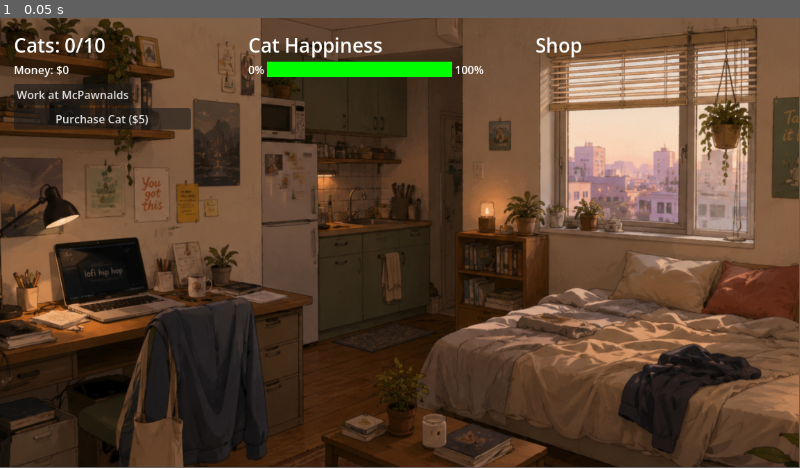
Above: before the commit, frame 1.
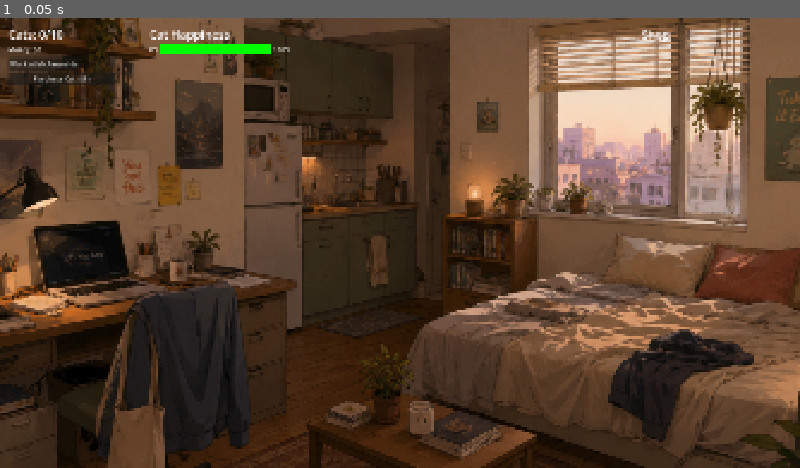
Above: after the commit, the same moment.

Repository: jaggasaurus-rex/cat-idler
Game: Godot game, scene res://scenes/Main.tscn
Same seed, same stepped clock (60 frames per second), same inputs: the game is played once before the commit and once after it.
Inputs:
- Up to frame 1 (0.05 s): no input
In our replay, the window is 799x449 before the commit and 800x450 after it. These sizes can differ from the game's own. Grey fills any space a smaller window leaves; there, only what the larger window draws over its background counts as a difference.

The runs differ from the first frame. In frame 1, 45% of the frame differs, in the area x 0-100%, y 0-100%.

Commit message:
Replace research panel latches with queued slot system
Panels now appear one at a time in RESEARCH_ITEMS order, gated by housing
tier, a predecessor-complete gate, and a RESEARCH_MAX_VISIBLE (4) cap, via
the new _refresh_research_slots() helper called from _process(), _ready(),
and _on_research_completed().

Co-Authored-By: Claude Opus 4.8 <noreply@anthropic.com>

Diff:
--- a/Config.gd
+++ b/Config.gd
@@ -127,6 +127,7 @@
 const CAT_WANDER_MAX: float = 60.0     # maximum seconds between movement decisions
 
 ## UI
+const RESEARCH_MAX_VISIBLE: int = 4
 const UI_BASE_FONT_SIZE: int = 22
 # Section header labels — slightly larger than base, bold weight
 const UI_HEADER_FONT_SIZE: int = 28
--- a/project.godot
+++ b/project.godot
@@ -22,6 +22,12 @@
 Strings="*res://Strings.gd"
 GameState="*res://autoloads/GameState.gd"
 
+[display]
+
+window/size/viewport_width=1920
+window/size/viewport_height=1080
+window/stretch/mode="canvas_items"
+
 [physics]
 
 3d/physics_engine="Jolt Physics"
--- a/scenes/Main.gd
+++ b/scenes/Main.gd
@@ -176,6 +176,8 @@
 	_style_as_header(cats_label)
 	_style_as_header($HappinessBarContainer/HappinessTitleLabel)
 	_style_as_header($ShopPanel/ShopLabel)
+	# Show any research panels immediately eligible on game start (no first-frame delay).
+	_refresh_research_slots()
 
 
 # Applies the section-header style (larger size + bold) to a Label node.
@@ -316,16 +318,7 @@
 		research_active_label.text = Strings.RESEARCH_NAMES.get(active_item["id"], active_item["id"])
 		research_progress_bar.value = GameState.research_points.get(active_item["id"], 0.0) / float(active_item["points_cost"])
 	research_cats_label.text = Strings.HUD_RESEARCH_CATS % str(GameState.get_research_cats())
-	# One-way latch — housing-gated research panels stay hidden until the player's
-	# housing tier reaches the item's min_housing_tier, then remain visible thereafter.
-	for item: Dictionary in Config.RESEARCH_ITEMS:
-		var gate_id: String = item["id"]
-		var min_tier: int = int(item.get("min_housing_tier", 0))
-		if min_tier > 0 and not _research_panel_unlocked.get(gate_id, false):
-			if GameState.housing_tier_index >= min_tier:
-				_research_panel_unlocked[gate_id] = true
-				if not _research_panel_hidden.get(gate_id, false):
-					(_research_panels[gate_id] as PanelContainer).visible = true
+	_refresh_research_slots()
 	for item: Dictionary in Config.RESEARCH_ITEMS:
 		var item_id: String = item["id"]
 		if _research_panel_hidden.get(item_id, false):
@@ -464,6 +457,50 @@
 			_expired.append(bubble)
 	for bubble: Dictionary in _expired:
 		_active_bubbles.erase(bubble)
+
+
+# Shows research panels one at a time in RESEARCH_ITEMS order, subject to:
+# housing tier gate, predecessor-complete gate, and RESEARCH_MAX_VISIBLE cap.
+# Called from _process() each frame and immediately after any completion.
+func _refresh_research_slots() -> void:
+	var visible_count: int = 0
+	for item: Dictionary in Config.RESEARCH_ITEMS:
+		var id: String = item["id"]
+		if (_research_panels[id] as PanelContainer).visible and not _research_panel_hidden.get(id, false):
+			visible_count += 1
+
+	for i in range(Config.RESEARCH_ITEMS.size()):
+		var item: Dictionary = Config.RESEARCH_ITEMS[i]
+		var id: String = item["id"]
+
+		# Skip if already visible or already completed/hidden
+		if (_research_panels[id] as PanelContainer).visible:
+			continue
+		if _research_panel_hidden.get(id, false):
+			continue
+
+		# Housing tier gate (existing rule)
+		if GameState.housing_tier_index < int(item.get("min_housing_tier", 0)):
+			continue
+
+		# Predecessor gate: all items before index i must be complete
+		var predecessors_done: bool = true
+		for j in range(i):
+			var pred_id: String = Config.RESEARCH_ITEMS[j]["id"]
+			if not GameState.research_complete.get(pred_id, false):
+				predecessors_done = false
+				break
+		if not predecessors_done:
+			continue
+
+		# Slot gate: stop if already at the max
+		if visible_count >= Config.RESEARCH_MAX_VISIBLE:
+			break
+
+		# All gates passed — show the panel (one-way latch)
+		(_research_panels[id] as PanelContainer).visible = true
+		_research_panel_unlocked[id] = true
+		visible_count += 1
 
 
 # Viral spawn gates: viral_bubbles_unlocked (manager_bots >= 2 AND 20s elapsed),
@@ -834,6 +871,7 @@
 	if _research_panels.has(id):
 		(_research_panels[id] as PanelContainer).visible = false
 		_research_panel_hidden[id] = true
+	_refresh_research_slots()
 	if id == "ai_model_upgrade":
 		_show_ai_overlords_popup()
 
--- a/scenes/Main.tscn
+++ b/scenes/Main.tscn
@@ -14,10 +14,10 @@
 
 [node name="TextureRect" type="TextureRect" parent="." unique_id=1757271542]
 layout_mode = 0
-offset_left = -10.999999
-offset_top = -50.999992
-offset_right = 1437.0
-offset_bottom = 1035.0
+offset_left = -71.99999
+offset_top = -138.0
+offset_right = 2386.2756
+offset_bottom = 1705.7068
 scale = Vector2(0.84666383, 0.84666383)
 texture = ExtResource("2_rvslj")
 
Not shown, changed: CONTEXT.md
